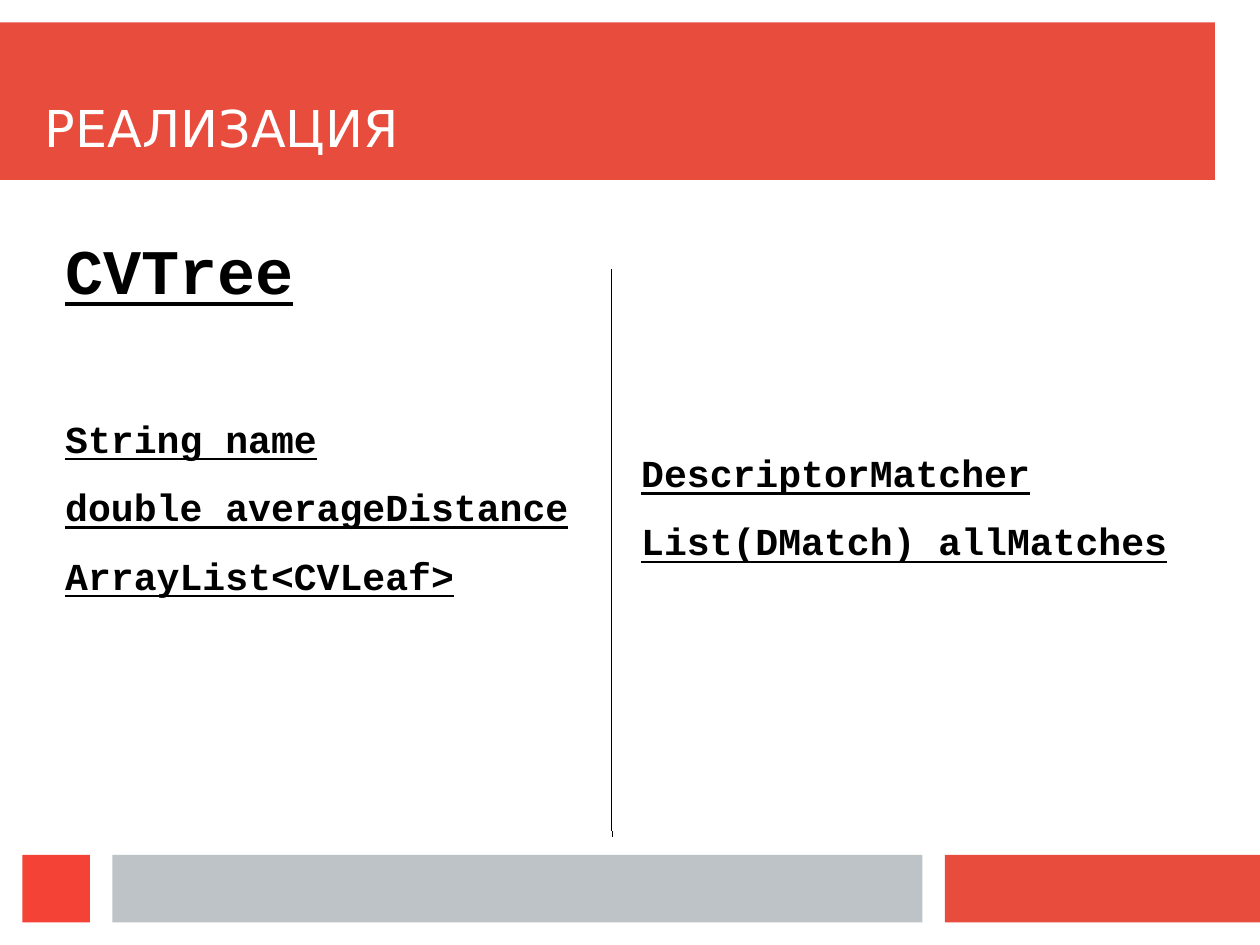
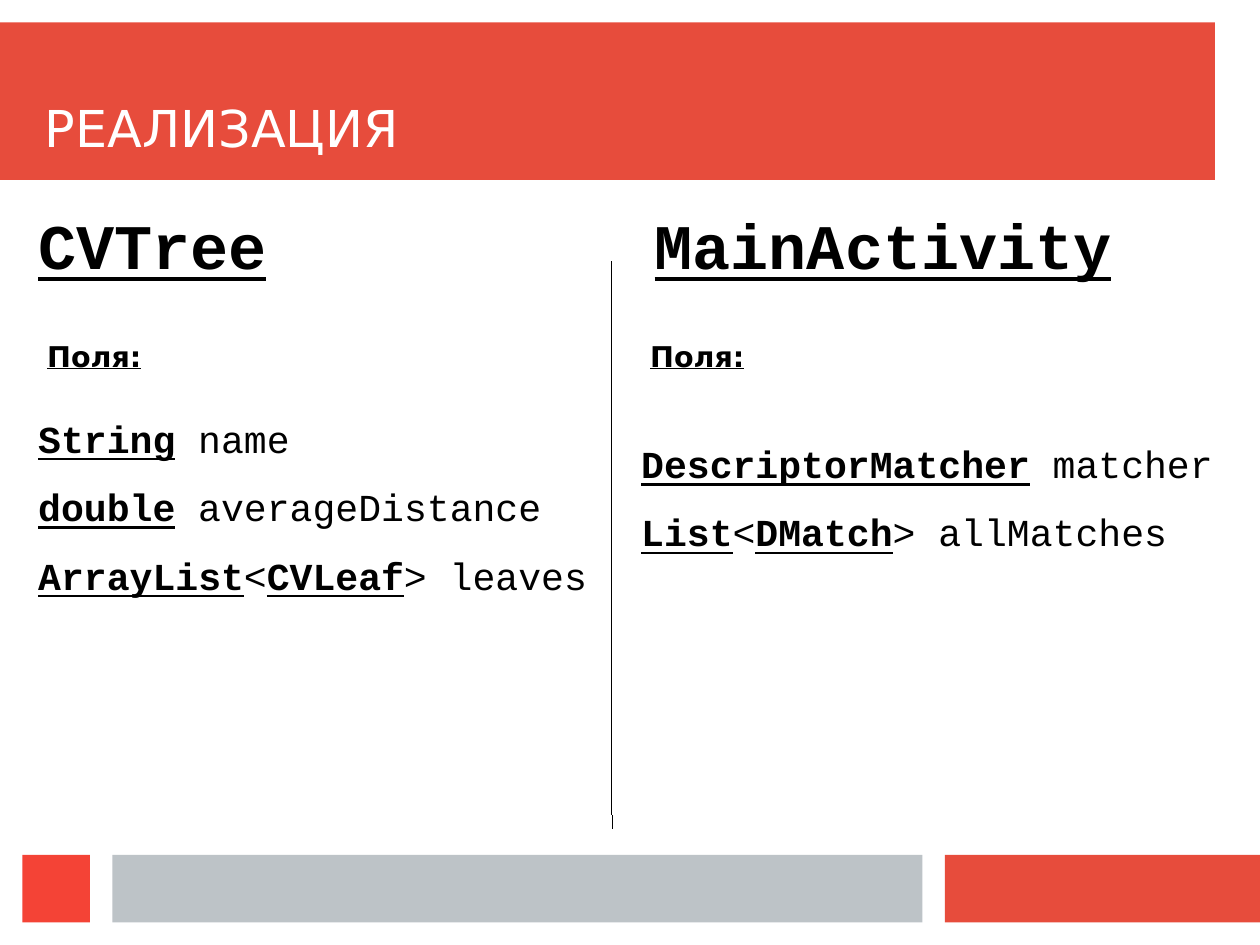
Before and after one commit to Chekist322/Android_OpenCV_TreeRecognition, a slide deck: slide 6 of SummerSchool.odp. Drawn at 1260x945 pixels with LibreOffice and Linux fonts; fonts in the diff are those of the drawing. Boxes give left, top, right and bottom in pixels: in the first picture for what was removed or moved away, otherwise in the second. Text is boxed around its words. In the diff, an @@ line names an element or a change of style, - is before the commit and + after.

```diff
--- a/SummerSchool.odp
+++ b/SummerSchool.odp
@@ text "CVTree": place and size @@
-text "CVTree" at (65,251,294,306)
+text "CVTree" at (38,226,267,281)
@@ text added at (655,224,1112,283), 40 pt, text #000000, bold, underline @@
+MainActivity
@@ line added from (612, 261) to (612, 828), #000000 0 pt @@
@@ freeform shape removed at (612,270,612,837) @@
@@ text added at (47,346,141,369), 18 pt, text #000000, bold, underline @@
+Поля:
@@ text added at (650,346,744,369), 18 pt, text #000000, bold, underline @@
+Поля:
@@ text at (38,425,587,598): text changed @@
-String name
-double averageDistance
-ArrayList<CVLeaf>
+String name
+double averageDistance
+ArrayList<CVLeaf> leaves
@@ text at (641,451,1213,554): text changed @@
-DescriptorMatcher
-List(DMatch) allMatches
+DescriptorMatcher matcher
+List<DMatch> allMatches
```
Also in this commit, not shown: 10 other slides changed, 1 slide added, 23 other files.
